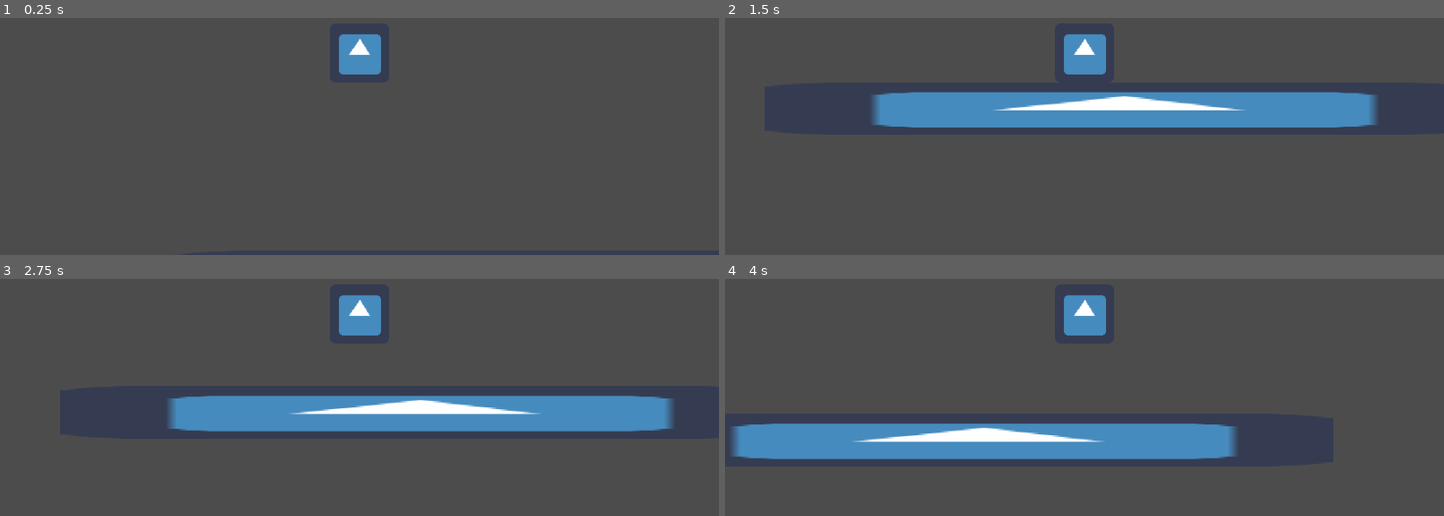
Above: before the commit, frames 1-4 (two rows, left to right).
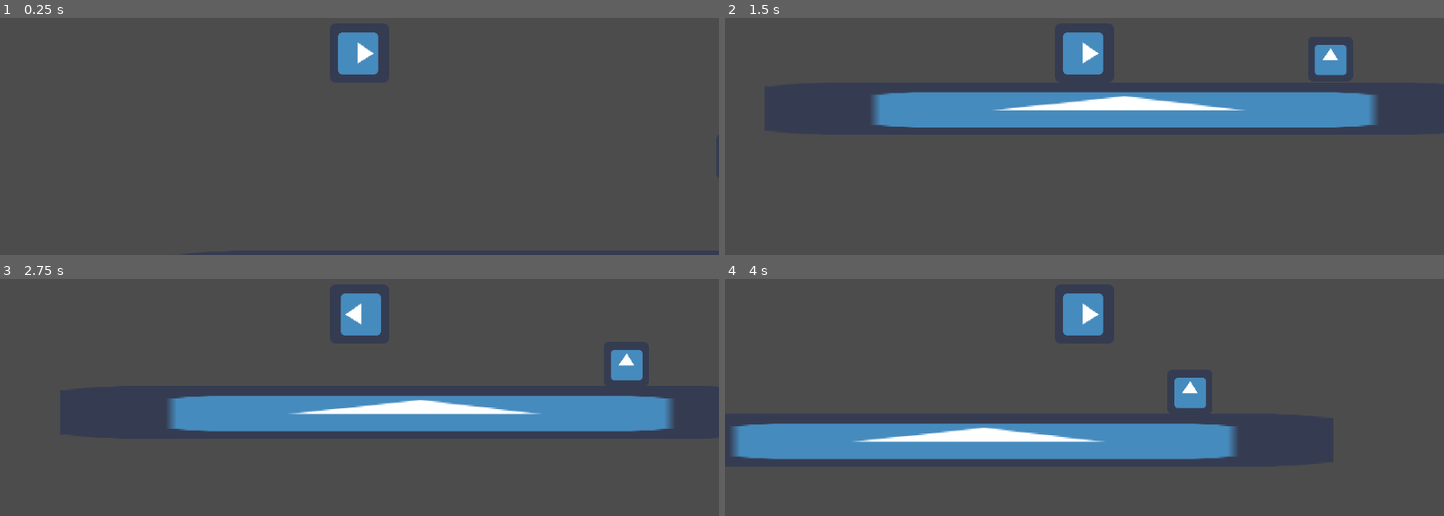
Above: after the commit, the same moments.

Repository: GamuxUnicamp/GameD3V_JAM_2019
Game: Godot game, scene res://Scenes/Temp/LevelTest.tscn
Two runs of this game, one before a commit and one after it. Both use one fixed random seed, a clock stepped at 60 frames per second and the inputs below. The project has no main scene, so this scene is started directly. The engine's default icon, where the game draws it, is replaced by a stand-in: a white triangle on a blue panel in a dark square.
Inputs:
- Up to frame 1 (0.25 s): no input
- Up to frame 2 (1.5 s): hold Right (ui_right) from 0.53 s (still down); tap J (ui_j) at 0.6, 1.35 s; tap Up (ui_up) at 0.77 s
- Up to frame 3 (2.75 s): tap Up (ui_up) at 1.52 s; release Right (ui_right) at 2.03 s; hold Left (ui_left) from 2.03 s (still down); tap J (ui_j) at 2.1 s
- Up to frame 4 (4 s): release Left (ui_left) at 2.78 s; hold Right (ui_right) from 2.78 s (still down); tap J (ui_j) at 2.85, 3.6 s; tap Up (ui_up) at 3.02, 3.77 s

The runs differ from the first frame. In frame 1, 0.2% of the frame differs, in the area x 47-53%, y 6-24%; in frame 2, 0.8%, in the area x 47-87%, y 6-25%; in frame 3, 0.7%; in frame 4, 0.8%.

Commit message:
arma semi funcional

Diff:
--- a/Scenes/Actors/Player/Player.gd
+++ b/Scenes/Actors/Player/Player.gd
@@ -25,6 +25,14 @@
 		linear_velocity.x -= WALKSPEED
 	if Input.is_action_pressed("ui_right"):
 		linear_velocity.x += WALKSPEED
+	if linear_velocity.x > 0:
+		$Sprite.flip_v = false
+		$Weapon.scale.x = 1
+	elif linear_velocity.x < 0:
+		$Sprite.flip_v = true
+		$Weapon.scale.x = -1
+	if Input.is_action_just_pressed("ui_j"):
+		$Weapon.attack()
 	if is_on_floor():
 		can_double_jump = true
 		linear_velocity.y = 0
--- a/Scenes/Actors/Player/Player.tscn
+++ b/Scenes/Actors/Player/Player.tscn
@@ -1,7 +1,8 @@
-[gd_scene load_steps=4 format=2]
+[gd_scene load_steps=5 format=2]
 
 [ext_resource path="res://Scenes/Actors/Player/Player.gd" type="Script" id=1]
 [ext_resource path="res://icon.png" type="Texture" id=2]
+[ext_resource path="res://Scenes/Actors/Player/Weapons/Weapon.tscn" type="PackedScene" id=3]
 
 [sub_resource type="RectangleShape2D" id=1]
 extents = Vector2( 41.8122, 42.6683 )
@@ -10,6 +11,7 @@
 script = ExtResource( 1 )
 
 [node name="Sprite" type="Sprite" parent="."]
+rotation = 1.5708
 scale = Vector2( 1.333, 1.333 )
 texture = ExtResource( 2 )
 
@@ -20,3 +22,5 @@
 current = true
 drag_margin_h_enabled = false
 drag_margin_v_enabled = false
+
+[node name="Weapon" parent="." instance=ExtResource( 3 )]
--- /dev/null
+++ b/Scenes/Actors/Player/Weapons/Weapon.gd
@@ -0,0 +1,38 @@
+extends Area2D
+
+# Declare member variables here. Examples:
+# var a = 2
+# var b = "text"
+var can_attack = true
+# Called when the node enters the scene tree for the first time.
+func _ready():
+	hide()
+	if $Cooldown.connect("timeout",self,"reloaded") != 0:
+		print("Failed to connect Signal")
+	if $Duration.connect("timeout",self,"attack_ended") != 0:
+		print("Failed to connect Signal")
+	if connect("body_entered",self,"bateu") != 0:
+		print("Failed to connect Signal")
+	pass # Replace with function body.
+func bateu(body):
+	if body.is_in_group("Enemy"):
+		print("Bateu")
+
+func reloaded():
+	can_attack = true
+
+func attack_ended():
+	hide()
+	$Shape.disabled = true
+	$Cooldown.start()
+
+func attack():
+	if can_attack:
+		show()
+		$Shape.disabled = false
+		$Duration.start()
+		can_attack = false
+	pass
+# Called every frame. 'delta' is the elapsed time since the previous frame.
+#func _process(delta):
+#	pass
--- /dev/null
+++ b/Scenes/Actors/Player/Weapons/Weapon.tscn
@@ -0,0 +1,30 @@
+[gd_scene load_steps=4 format=2]
+
+[ext_resource path="res://Scenes/Actors/Player/Weapons/Weapon.gd" type="Script" id=1]
+[ext_resource path="res://icon.png" type="Texture" id=2]
+
+[sub_resource type="RectangleShape2D" id=1]
+extents = Vector2( 69.7644, 10 )
+
+[node name="Weapon" type="Area2D"]
+position = Vector2( 1.52588e-05, 7.62939e-06 )
+script = ExtResource( 1 )
+
+[node name="Cooldown" type="Timer" parent="."]
+wait_time = 0.3
+one_shot = true
+
+[node name="Duration" type="Timer" parent="."]
+wait_time = 0.1
+one_shot = true
+
+[node name="Sprite" type="Sprite" parent="."]
+position = Vector2( 63.5801, -0.647064 )
+scale = Vector2( 1.59122, 0.29005 )
+z_index = 1
+texture = ExtResource( 2 )
+
+[node name="Shape" type="CollisionShape2D" parent="."]
+position = Vector2( 45.2823, -0.37735 )
+shape = SubResource( 1 )
+disabled = true
--- a/Scenes/Temp/LevelTest.tscn
+++ b/Scenes/Temp/LevelTest.tscn
@@ -1,10 +1,13 @@
-[gd_scene load_steps=4 format=2]
+[gd_scene load_steps=5 format=2]
 
 [ext_resource path="res://icon.png" type="Texture" id=1]
 [ext_resource path="res://Scenes/Actors/Player/Player.tscn" type="PackedScene" id=2]
 
 [sub_resource type="RectangleShape2D" id=1]
 extents = Vector2( 497.039, 36.6598 )
+
+[sub_resource type="RectangleShape2D" id=2]
+extents = Vector2( 32.3284, 32.4522 )
 
 [node name="LevelTest" type="Node2D"]
 
@@ -20,3 +23,14 @@
 
 [node name="Player" parent="." instance=ExtResource( 2 )]
 position = Vector2( 260.284, 204.974 )
+
+[node name="RigidBody2D" type="RigidBody2D" parent="." groups=[
+"Enemy",
+]]
+position = Vector2( 800.373, 357.89 )
+
+[node name="Sprite" type="Sprite" parent="RigidBody2D"]
+texture = ExtResource( 1 )
+
+[node name="CollisionShape2D" type="CollisionShape2D" parent="RigidBody2D"]
+shape = SubResource( 2 )
